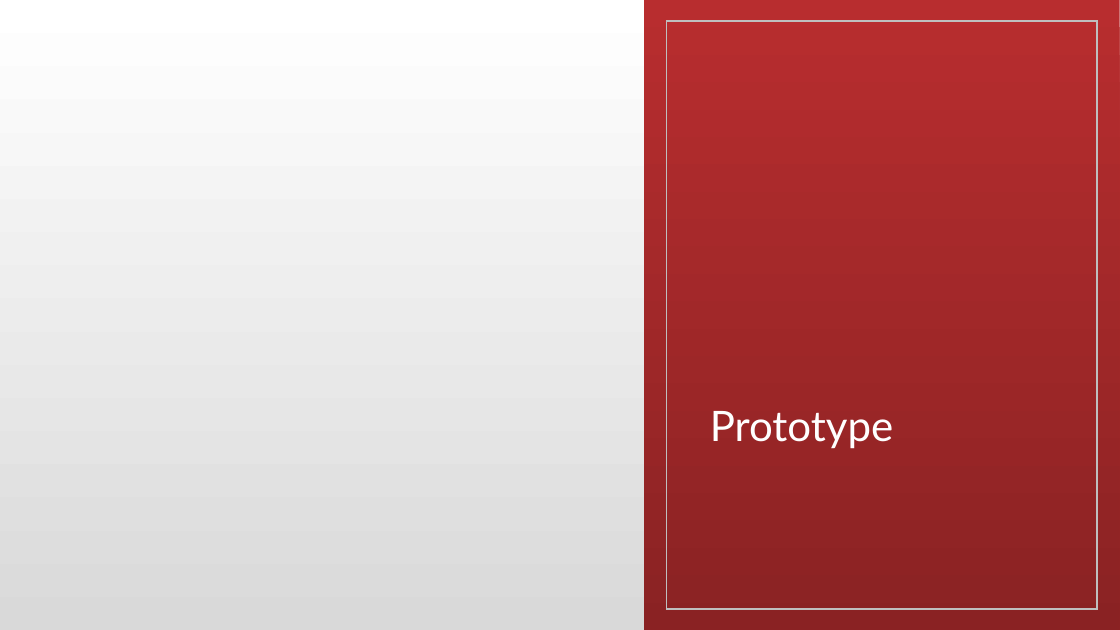
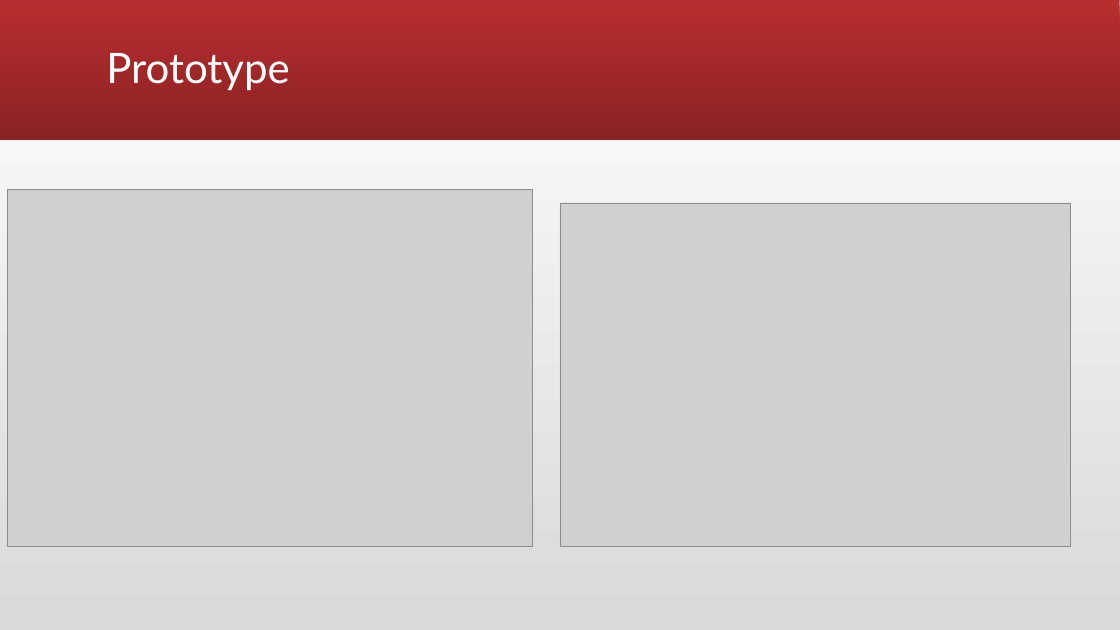
Before and after one commit to rashrayhan/t-Health, a slide deck: slide 9 of T-Health.ProjectPresentation.pptx. Drawn at 1120x630 pixels with LibreOffice and Linux fonts; fonts in the diff are those of the drawing; grey boxes stand for pictures. Boxes give left, top, right and bottom in pixels: in the first picture for what was removed or moved away, otherwise in the second. Text is boxed around its words. In the diff, an @@ line names an element or a change of style, - is before the commit and + after.

Commit message:
update ppt

```diff
--- a/T-Health.ProjectPresentation.pptx
+++ b/T-Health.ProjectPresentation.pptx
@@ rectangle added at (0, 0, 1120, 140), fill gradient #B82D2F to #8A2223 @@
@@ title "Prototype": place and size @@
-title "Prototype" at (710, 411, 893, 449)
+title "Prototype" at (106, 53, 289, 91)
@@ title "Prototype" at (106, 53, 289, 91): vertical alignment bottom to middle @@
@@ rectangle removed at (644, 0, 1119, 630) @@
@@ rectangle removed at (666, 21, 1096, 609) @@
@@ picture added at (7, 189, 532, 546) @@
@@ picture added at (560, 203, 1071, 546) @@
```
Also in this commit, not shown: 3 other files.
